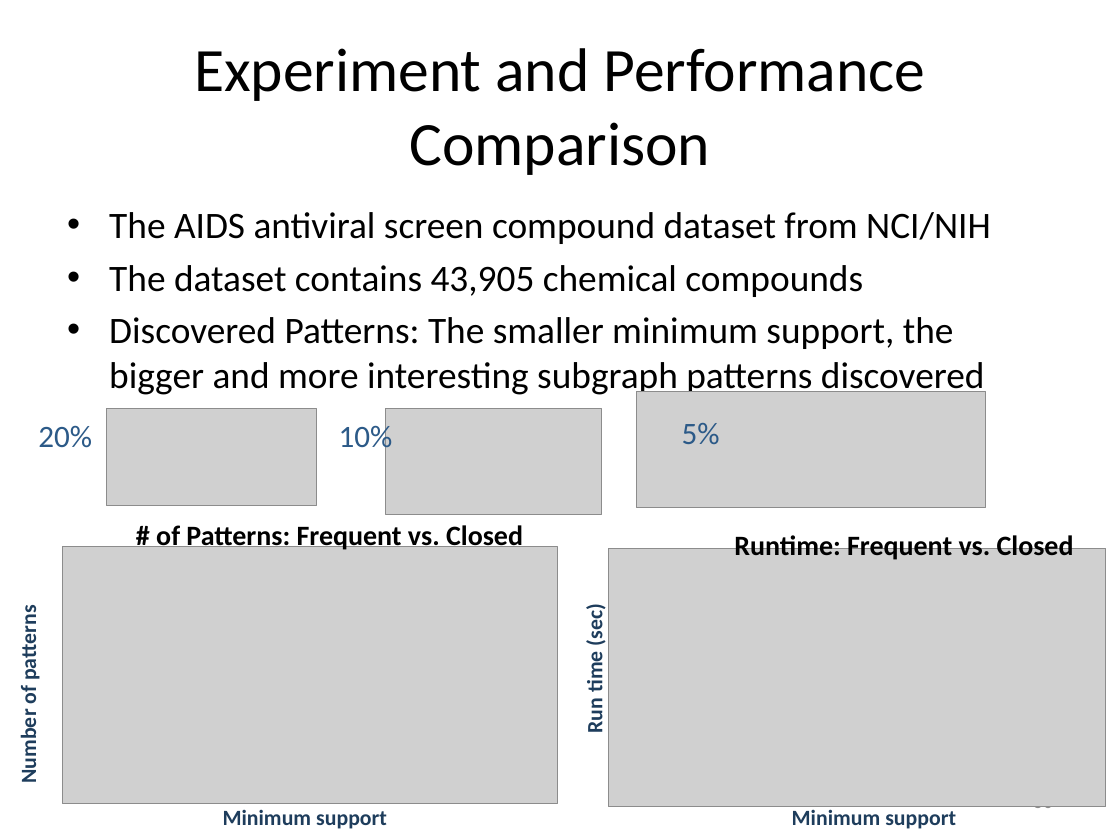
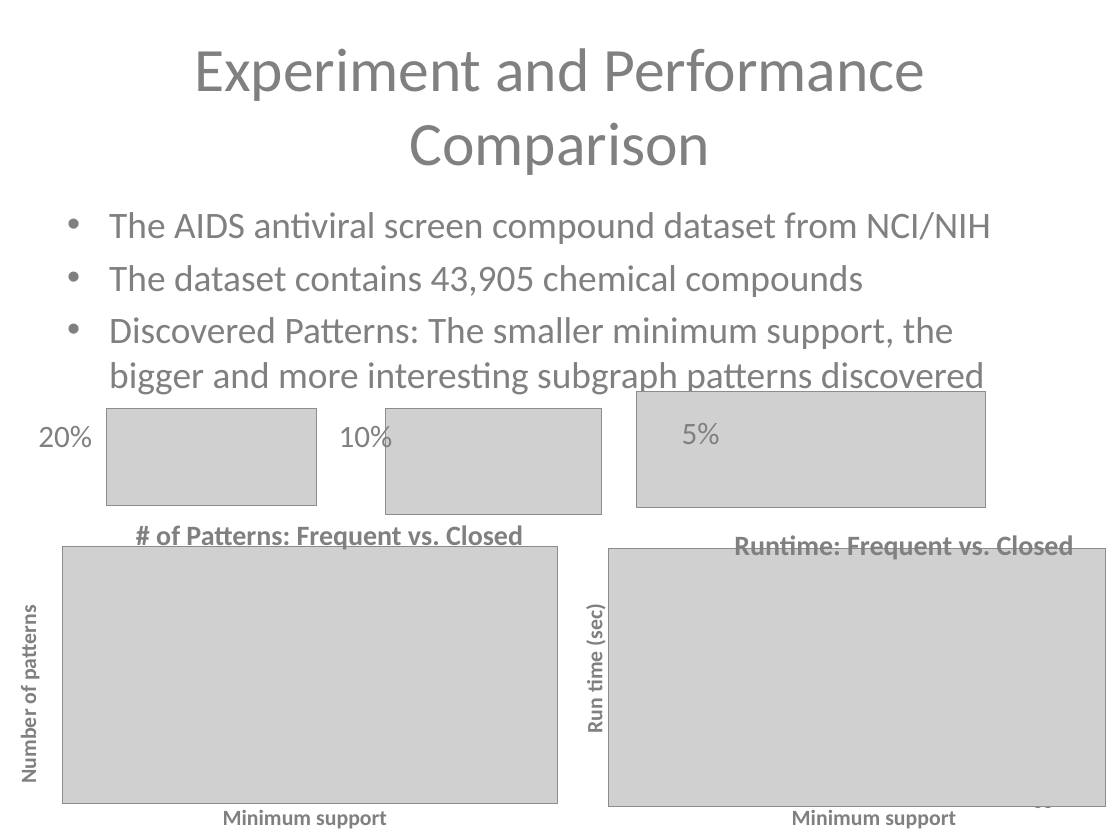
Before and after one commit to mjiang89/mjiang89.github.io, a slide deck: slide 58 of teaching/CS412Summer17-Chapter7.pptx (slide 56 before the commit). Drawn at 1120x840 pixels with LibreOffice and Linux fonts; fonts in the diff are those of the drawing; grey boxes stand for pictures. Boxes give left, top, right and bottom in pixels: in the first picture for what was removed or moved away, otherwise in the second. Text is boxed around its words. In the diff, an @@ line names an element or a change of style, - is before the commit and + after.

```diff
--- a/teaching/CS412Summer17-Chapter7.pptx
+++ b/teaching/CS412Summer17-Chapter7.pptx
@@ text colour #2C5A88 to #808080 in 3 elements at [38, 426, 92, 447], [339, 421, 393, 455], [682, 423, 720, 444] @@
@@ text colour #000000 to #808080 in 4 elements at [194, 48, 926, 175], [109, 212, 991, 398], [156, 525, 523, 552], [734, 532, 1074, 559] @@
@@ text colour #1E3D5C to #808080 in 4 elements at [223, 810, 387, 829], [15, 614, 42, 781], [582, 608, 609, 733], [792, 806, 956, 829] @@
```
Also in this commit, not shown: 20 other slides changed, 2 slides added, 2 other files.
